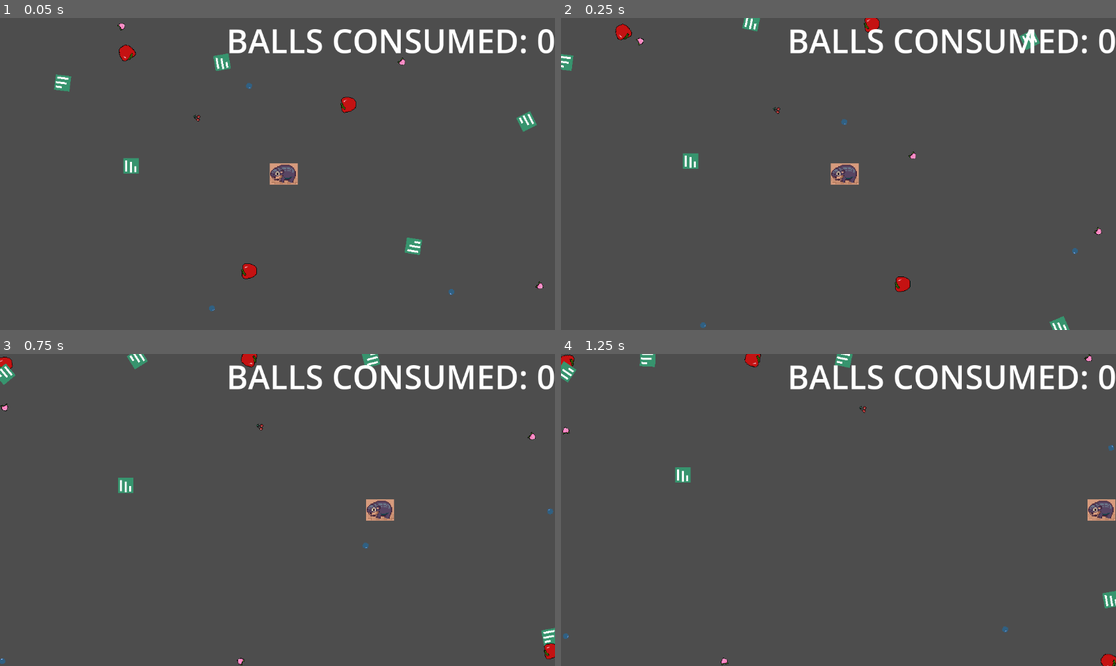
Above: before the commit, frames 1-4 (two rows, left to right).
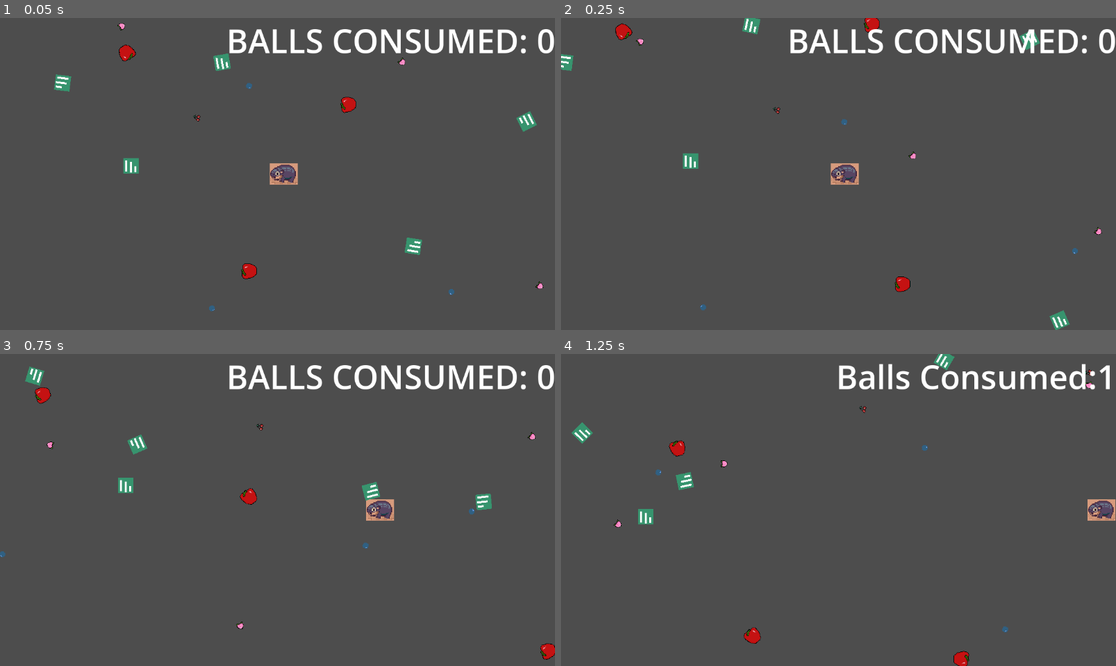
Above: after the commit, the same moments.

Repository: LTnano/MooDeng
Game: Godot game, scene res://Levels/TestGameplay.tscn
The game is run twice, just before and just after one commit, with the same random seed, the same clock (stepped at 60 frames per second) and the same inputs.
Inputs:
- Up to frame 1 (0.05 s): no input
- Up to frame 2 (0.25 s): no input
- Up to frame 3 (0.75 s): hold D (move_right) from 0.53 s (still down)
- Up to frame 4 (1.25 s): keep holding D (move_right)

Frame 1 is identical in both runs. In frame 2, 0.3% of the frame differs, in the area x 9-92%, y 0-100%; in frame 3, 1.6%; in frame 4, 4.2%, in the area x 0-100%, y 0-100%.

Commit message:
Added switch statement and resizer for the fruit

Diff:
--- a/Assets/balls.gd
+++ b/Assets/balls.gd
@@ -4,7 +4,8 @@
 
 const BallTypes = preload("res://Assets/ball_types.gd")
 
-@onready var eatingBalls = $CollisionShape2D
+@onready var bouncyBalls = $CollisionShape2D
+@onready var eatingBalls = $BallDetector/BallDetectorShape
 @onready var animated_sprite: AnimatedSprite2D = $BallSelectionBox
 
 var my_type: int
@@ -17,13 +18,7 @@
 	# Get the string name
 	var type_name = BallTypes.get_ball_type_name(my_type)
 
-	# Check if animation exists in the SpriteFrames resource and play
-	var frames_resource = animated_sprite.sprite_frames
-	if frames_resource and frames_resource.has_animation(type_name):
-		animated_sprite.animation = type_name
-		animated_sprite.play()
-	else:
-		print("No animation found for type:", type_name)
+	_initialise_ball_type(type_name)
 
 func yum():
 	emit_signal("yumyum")
@@ -32,3 +27,34 @@
 	if body is mooDeng:
 		yum()
 		queue_free()
+
+func _initialise_ball_type(type_name: String):
+
+	match type_name:
+		"Apple":
+			animated_sprite.play("Apple")
+			var ballBoxScaler = Vector2(0.5, 0.5)
+			eatingBalls.apply_scale(ballBoxScaler)
+			bouncyBalls.apply_scale(ballBoxScaler)
+		"Blueberry":
+			animated_sprite.play("Blueberry")
+			var ballBoxScaler = Vector2(0.3, 0.3)
+			eatingBalls.apply_scale(ballBoxScaler)
+			bouncyBalls.apply_scale(ballBoxScaler)
+		"Cherry":
+			animated_sprite.play("Cherry")
+			var ballBoxScaler = Vector2(0.3, 0.3)
+			eatingBalls.apply_scale(ballBoxScaler)
+			bouncyBalls.apply_scale(ballBoxScaler)
+		"Peach":
+			animated_sprite.play("Peach")
+			var ballBoxScaler = Vector2(0.3, 0.3)
+			eatingBalls.apply_scale(ballBoxScaler)
+			bouncyBalls.apply_scale(ballBoxScaler)
+		"Watermelon":
+			animated_sprite.play("Watermelon")
+			var ballBoxScaler = Vector2(1, 1)
+			eatingBalls.apply_scale(ballBoxScaler)
+			bouncyBalls.apply_scale(ballBoxScaler)
+		_:
+			print("Unknown ball type:", type_name)
--- a/Assets/balls.tscn
+++ b/Assets/balls.tscn
@@ -6,6 +6,9 @@
 [ext_resource type="Texture2D" uid="uid://w3jd4l50dyjk" path="res://Assets/blueberryplh.png" id="3_h3ht5"]
 [ext_resource type="Texture2D" uid="uid://df3ulgbfjdxjn" path="res://Assets/peach.png" id="4_enbwy"]
 [ext_resource type="Texture2D" uid="uid://w3fp25yog2te" path="res://Assets/watermelonplh.png" id="6_pysu5"]
+
+[sub_resource type="PhysicsMaterial" id="PhysicsMaterial_h3ht5"]
+bounce = 0.75
 
 [sub_resource type="CircleShape2D" id="CircleShape2D_enbwy"]
 
@@ -55,6 +58,7 @@
 [sub_resource type="CircleShape2D" id="CircleShape2D_metgv"]
 
 [node name="Balls" type="RigidBody2D"]
+physics_material_override = SubResource("PhysicsMaterial_h3ht5")
 script = ExtResource("1_metgv")
 
 [node name="CollisionShape2D" type="CollisionShape2D" parent="."]
@@ -63,7 +67,7 @@
 [node name="BallSelectionBox" type="AnimatedSprite2D" parent="."]
 position = Vector2(1.19209e-07, -5.96046e-08)
 sprite_frames = SubResource("SpriteFrames_7wyg0")
-animation = &"Blueberry"
+animation = &"Cherry"
 
 [node name="BallDetector" type="Area2D" parent="."]
 
--- a/Levels/barrier.tscn
+++ b/Levels/barrier.tscn
@@ -1,8 +1,11 @@
-[gd_scene load_steps=2 format=3 uid="uid://p8rc0idb7qim"]
+[gd_scene load_steps=3 format=3 uid="uid://p8rc0idb7qim"]
+
+[ext_resource type="Script" uid="uid://d1gyp2y7xcygx" path="res://Levels/reflecto.gd" id="1_khkjb"]
 
 [sub_resource type="RectangleShape2D" id="RectangleShape2D_fjewh"]
 
 [node name="Barrier" type="StaticBody2D"]
+script = ExtResource("1_khkjb")
 
 [node name="CollisionShape2D" type="CollisionShape2D" parent="."]
 shape = SubResource("RectangleShape2D_fjewh")
--- /dev/null
+++ b/Levels/reflecto.gd
@@ -0,0 +1 @@
+extends StaticBody2D
Binary file added: AspriteFiles/alternatewatermelon.aseprite
Not shown: 1 places in Assets/balls.tscn that only renumber resources
Not shown, added: Levels/reflecto.gd.uid
